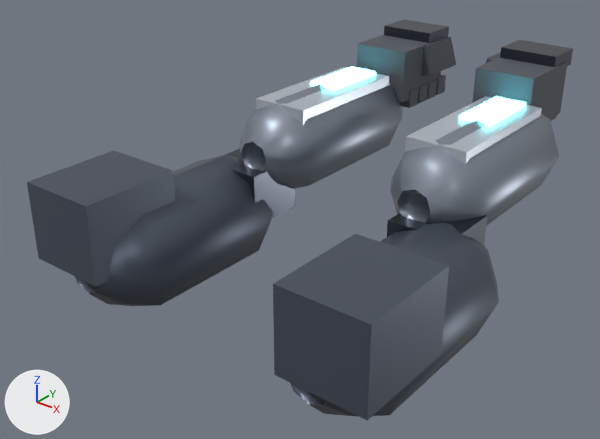
What one commit did to the Blender file assets/source/char_arms_fp.blend.
The view is the same before and after, from a 50 mm camera at (0.39, -0.689, 0.18) aimed at (-0.031, -0.164, -0.146). Arrows for +X, +Y and +Z are at lower left; the lights stay in place. The older version comes first.

The first picture shows 'arms_fp'.
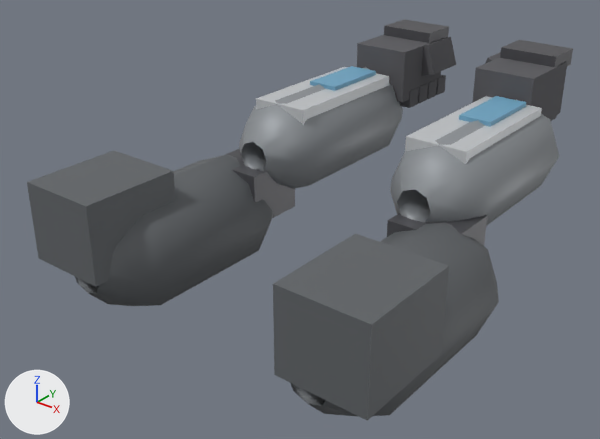
What differs and where, as boxes (x1, y1, x2, y2) in the pictures (600 x 439 px):
'arms_fp', surface changed, recoloured
    both: (27, 24, 573, 421)

What the commit changed:
In material 'ns_body_dark' (mat_ns_body_dark), metallic goes from 0.66 to 0.18.
In material 'ns_body_dark' (mat_ns_body_dark), roughness goes from 0.42 to 0.62.
Material 'ns_body' (mat_ns_body) changes colour from grey #959eaa to grey #93979b; in linear values from (0.3, 0.34, 0.4) to (0.29, 0.31, 0.33).
In material 'ns_body' (mat_ns_body), metallic goes from 0.72 to 0.25.
In material 'ns_body' (mat_ns_body), roughness goes from 0.38 to 0.52.
Material 'ns_trim' (mat_ns_trim) changes colour from greyish blue #454b55 to dark grey #555559; in linear values from (0.06, 0.07, 0.09) to (0.09, 0.09, 0.1).
In material 'ns_trim' (mat_ns_trim), metallic goes from 0.85 to 0.3.
In material 'ns_trim' (mat_ns_trim), roughness goes from 0.28 to 0.44.
In material 'ns_body_light' (mat_ns_body_light), metallic goes from 0.55 to 0.22.
In material 'ns_body_light' (mat_ns_body_light), roughness goes from 0.34 to 0.48.
In material 'ns_energy_cyan' (mat_ns_energy_cyan), emission_color is no longer (0.17, 0.91, 1.0), cyan #73f5ff.
In material 'ns_energy_cyan' (mat_ns_energy_cyan), emission_strength is no longer 6.0.
In material 'ns_grip' (mat_ns_grip), roughness goes from 0.72 to 0.86.
